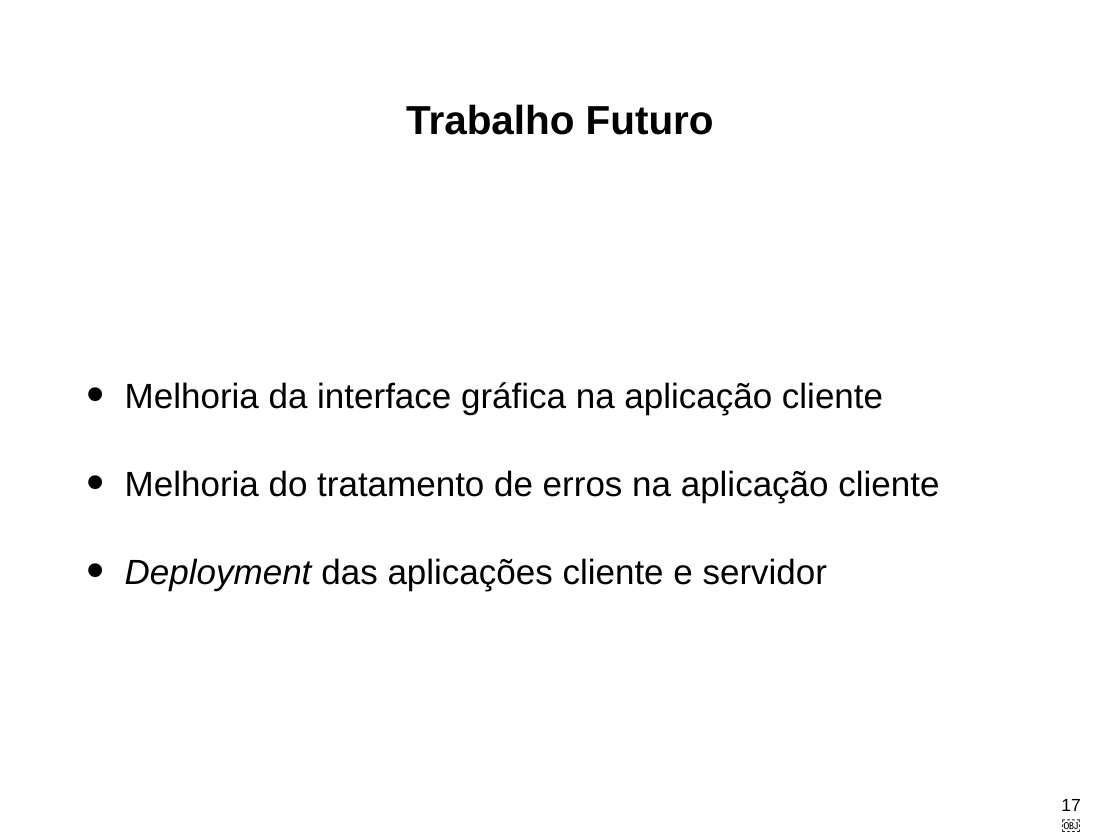
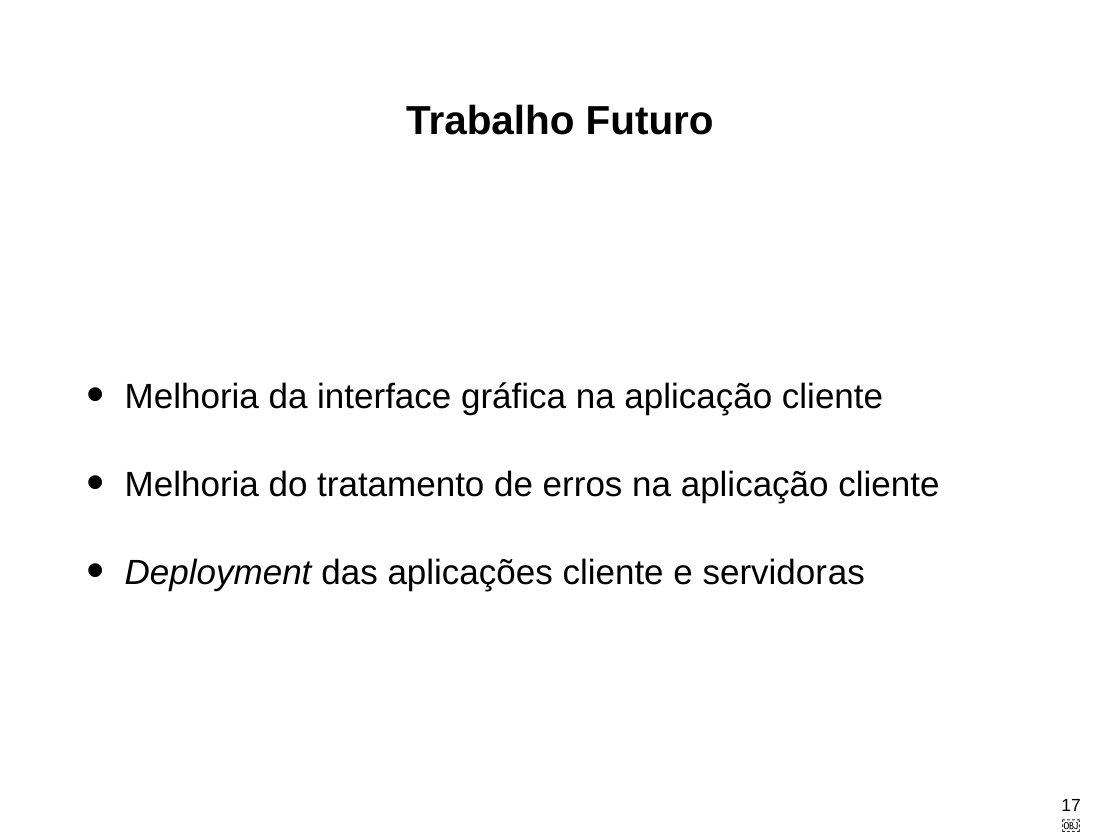
Before and after one commit to LikaV1996/ProjectoFinaldeCurso, a slide deck: slide 17 of AppFinalDeProjecto.pptx. Drawn at 1120x840 pixels with LibreOffice and Linux fonts; fonts in the diff are those of the drawing. Boxes give left, top, right and bottom in pixels: in the first picture for what was removed or moved away, otherwise in the second. Text is boxed around its words. In the diff, an @@ line names an element or a change of style, - is before the commit and + after.

```diff
--- a/AppFinalDeProjecto.pptx
+++ b/AppFinalDeProjecto.pptx
@@ text at (125,558,865,590): text changed @@
-• Deployment das aplicações cliente e servidor
+• Deployment das aplicações cliente e servidoras
```
Also in this commit, not shown: 3 other slides changed.
